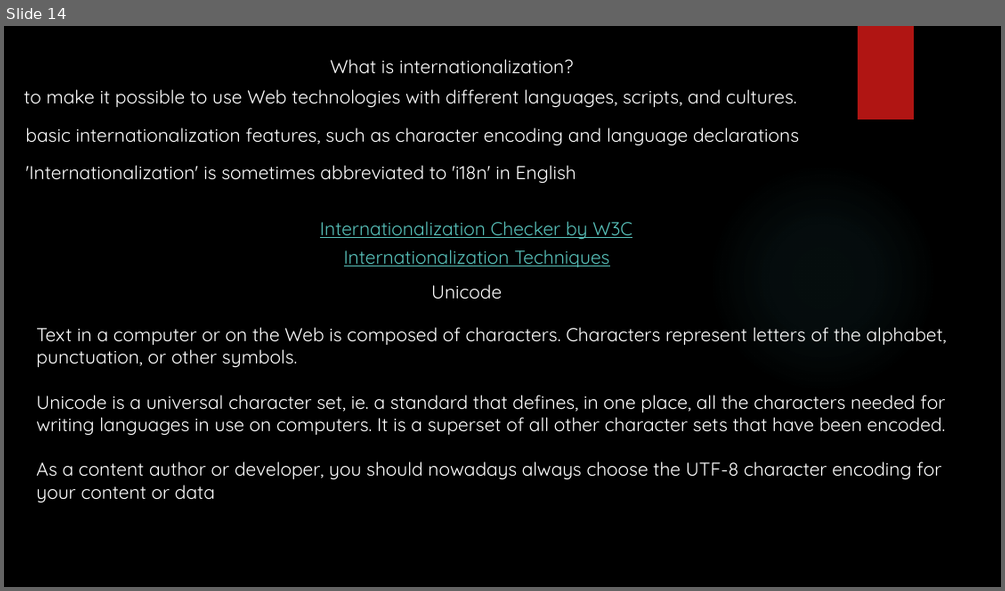
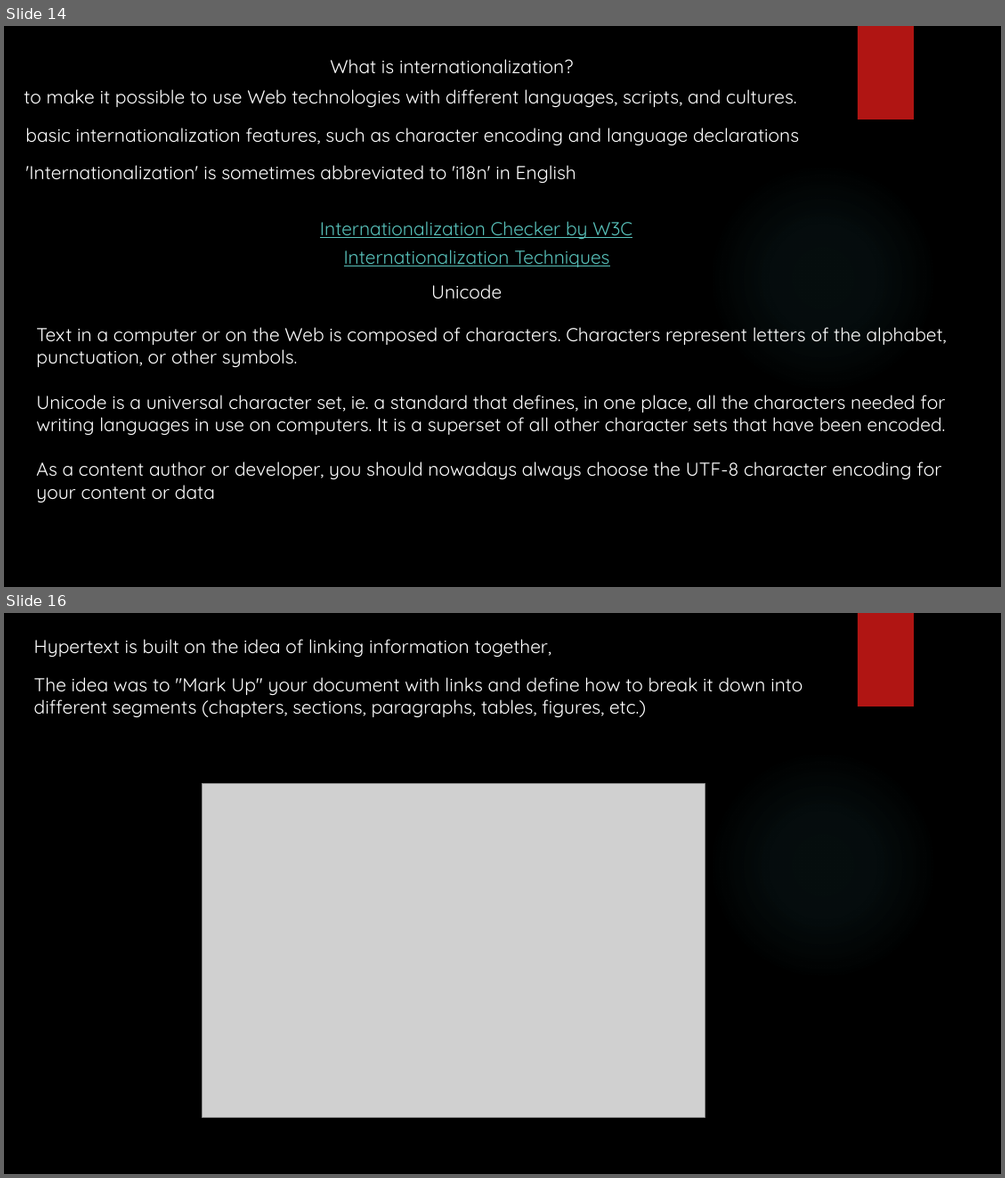
Before and after one commit to yogeshwar1996/HTML5CSS, a slide deck: Fundamentals of HTML and CSS.pptx. Shown one above the other, each under a label of ours: slide 14 before the commit, slides 14 and 16 after it; the slides between them are not shown. The pictures are 1005x591 and 1005x1178 pixels, drawn with LibreOffice and Linux fonts; fonts in the diff are those of the drawing; grey boxes stand for pictures; background and template pictures are left out. Boxes give left, top, right and bottom in pixels: in the first picture for what was removed or moved away, otherwise in the second. Text is boxed around its words. In the diff, an @@ line names an element or a change of style, - is before the commit and + after.

Commit message:
Hypertext

```diff
--- a/Fundamentals of HTML and CSS.pptx
+++ b/Fundamentals of HTML and CSS.pptx
@@ slide 16 added at bbox=[4, 613, 1001, 1174], background picture (left out); not listed: 2 template elements that a slide beside it also shows @@
@@ text added at bbox=[34, 639, 552, 657], 18 pt, text #FFFFFF @@
+Hypertext is built on the idea of linking information together,
@@ text added at bbox=[34, 677, 802, 718], 18 pt, text #FFFFFF @@
+The idea was to "Mark Up" your document with links and define how to break it down into different segments (chapters, sections, paragraphs, tables, figures, etc.)
@@ picture added at bbox=[202, 784, 704, 1117] @@
```
Also in this commit, not shown: 1 slide changed, 1 slide removed.
